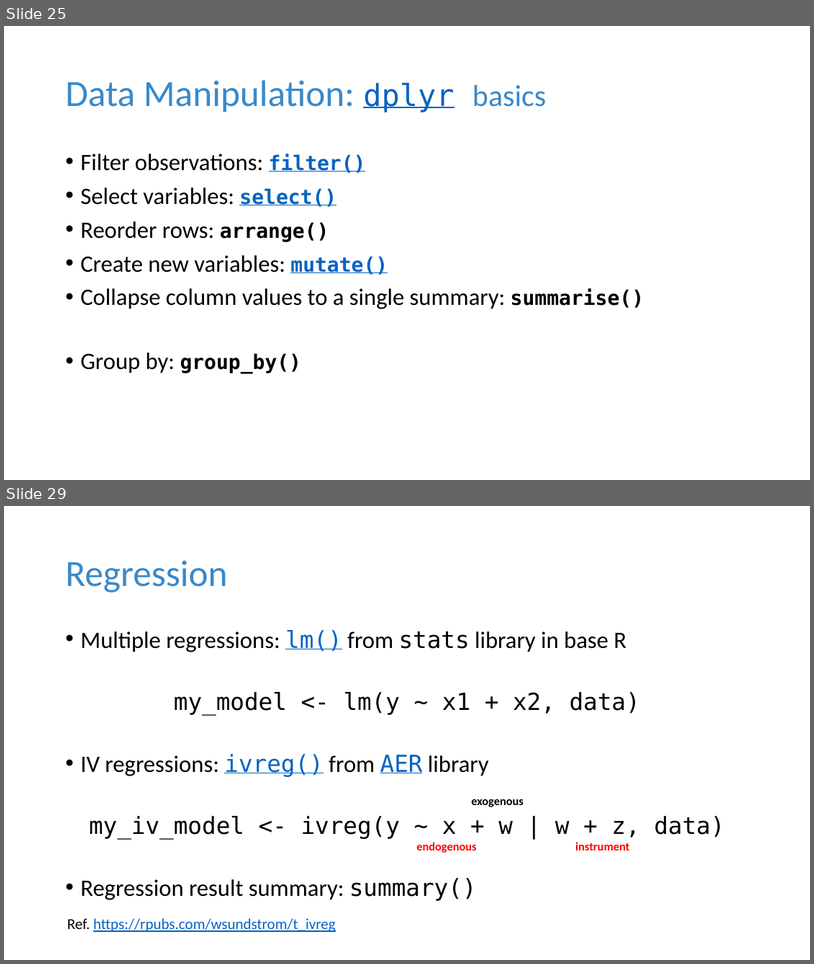
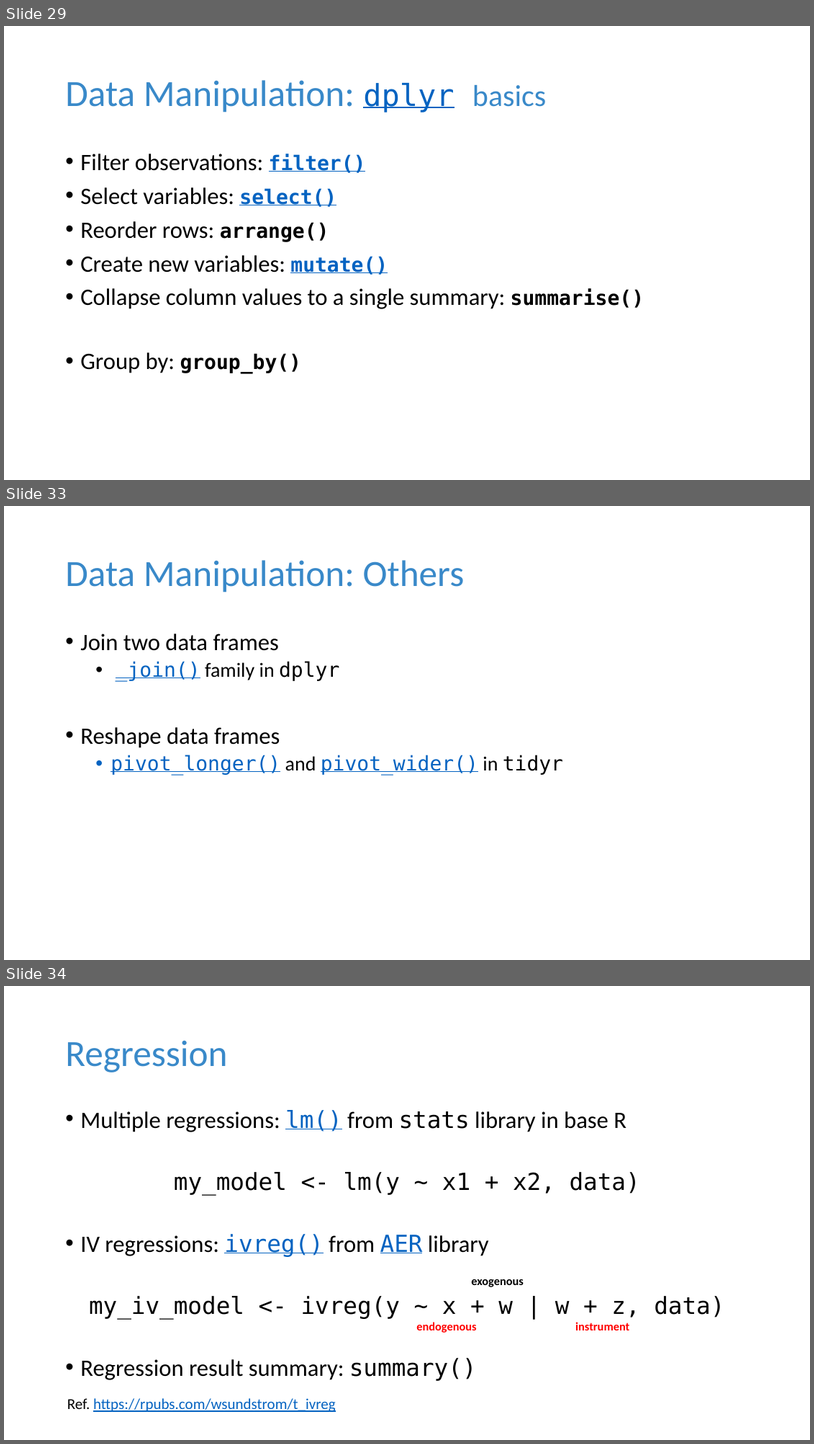
Before and after one commit to tdmdal/r-workshop-researchers, a slide deck: r_intro_researchers.pptx. Shown one above the other, each under a label of ours: slides 25 and 29 before the commit, slides 29, 33 and 34 after it; the slides between them are not shown. The pictures are 814x964 and 814x1444 pixels, drawn with LibreOffice and Linux fonts; fonts in the diff are those of the drawing. Boxes give left, top, right and bottom in pixels: in the first picture for what was removed or moved away, otherwise in the second. Text is boxed around its words. In the diff, an @@ line names an element or a change of style, - is before the commit and + after.

```diff
--- a/r_intro_researchers.pptx
+++ b/r_intro_researchers.pptx
@@ slide 33 added at bbox=[4, 506, 810, 960], background #FFFFFF @@
@@ title added at bbox=[65, 560, 465, 592], 44 pt, text #3989C9 @@
+Data Manipulation: Others
@@ text added at bbox=[80, 633, 563, 775], 24 pt, text #000000 @@
+• Join two data frames
+  • _join() family in dplyr
+• Reshape data frames
+  • pivot_longer() and pivot_wider() in tidyr
@@ what was slide 25 is now slide 29 @@
@@ what was slide 29 is now slide 34 @@
```
Also in this commit, not shown: 8 slides changed, 4 other slides added, 2 other files.
